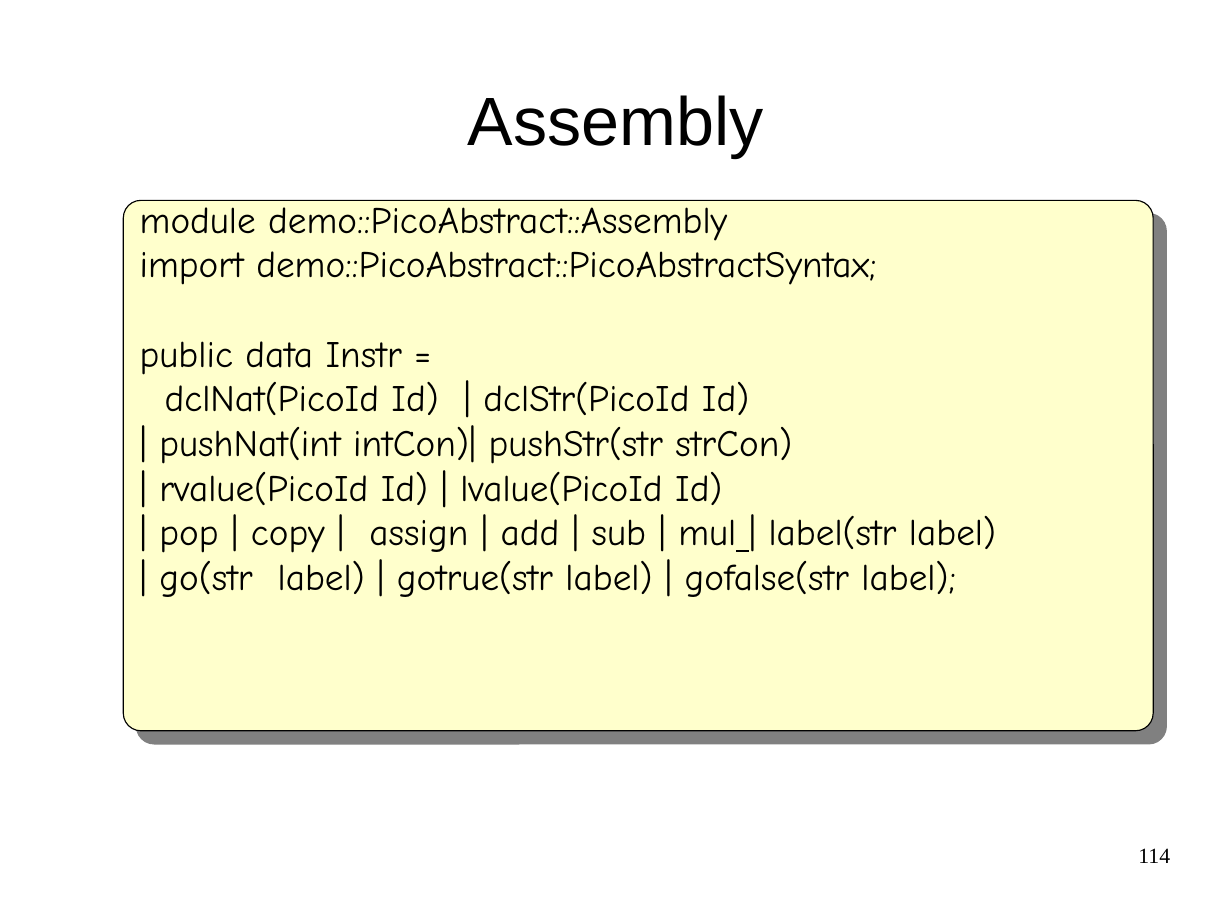
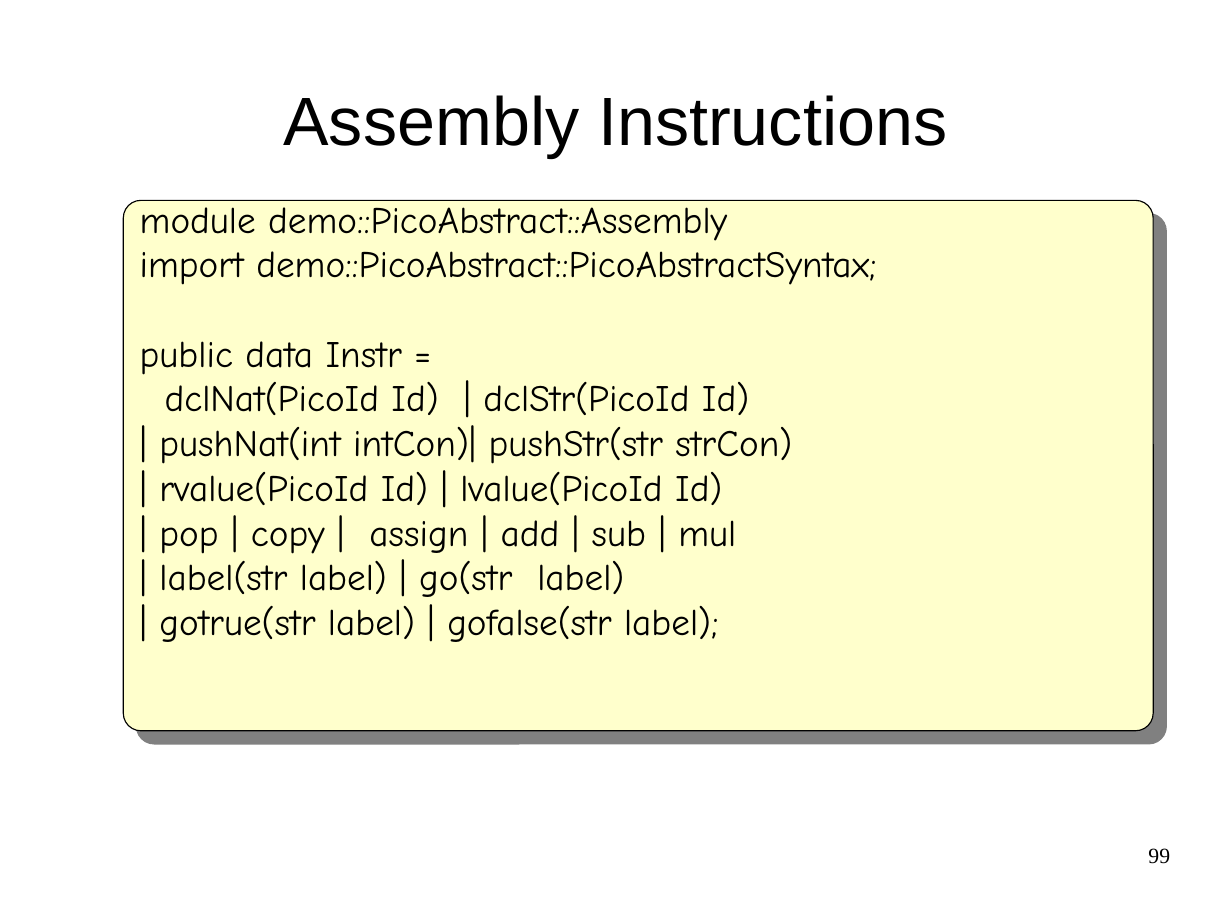
Before and after one commit to cwi-swat/meta-environment, a slide deck: slide 99 of meta-doc/analysis/rascal-slides/rascal-slides.odp (slide 114 before the commit). Drawn at 1232x924 pixels with LibreOffice and Linux fonts; fonts in the diff are those of the drawing; background and template pictures are left out. Boxes give left, top, right and bottom in pixels: in the first picture for what was removed or moved away, otherwise in the second. Text is boxed around its words. In the diff, an @@ line names an element or a change of style, - is before the commit and + after.

```diff
--- a/meta-doc/analysis/rascal-slides/rascal-slides.odp
+++ b/meta-doc/analysis/rascal-slides/rascal-slides.odp
@@ title at (x1=284, y1=95, x2=947, y2=158): text changed @@
-Assembly
+Assembly Instructions
@@ text at (x1=159, y1=520, x2=736, y2=642): text changed @@
-| pop | copy | assign | add | sub | mul | label(str label)
-| go(str label) | gotrue(str label) | gofalse(str label);
+| pop | copy | assign | add | sub | mul
+| label(str label) | go(str label)
+| gotrue(str label) | gofalse(str label);
@@ page number at (x1=1148, y1=848, x2=1170, y2=864): text changed @@
-114
+99
```
Also in this commit, not shown: 20 other slides changed, 2 slides added, 16 slides removed, 1 other file.
